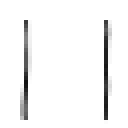
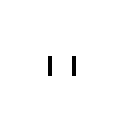
Layers edited between the first and the second 128 × 128 image:
removed layer "Layer 2" over box(20, 20, 112, 124)
added layer "2" above "Layer 1" over box(48, 56, 76, 76)
